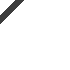
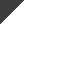
Two versions of the same layered image (70x70). Layer-by-layer changes:
painted on "0" over [left=0, top=0, right=15, bottom=15]
